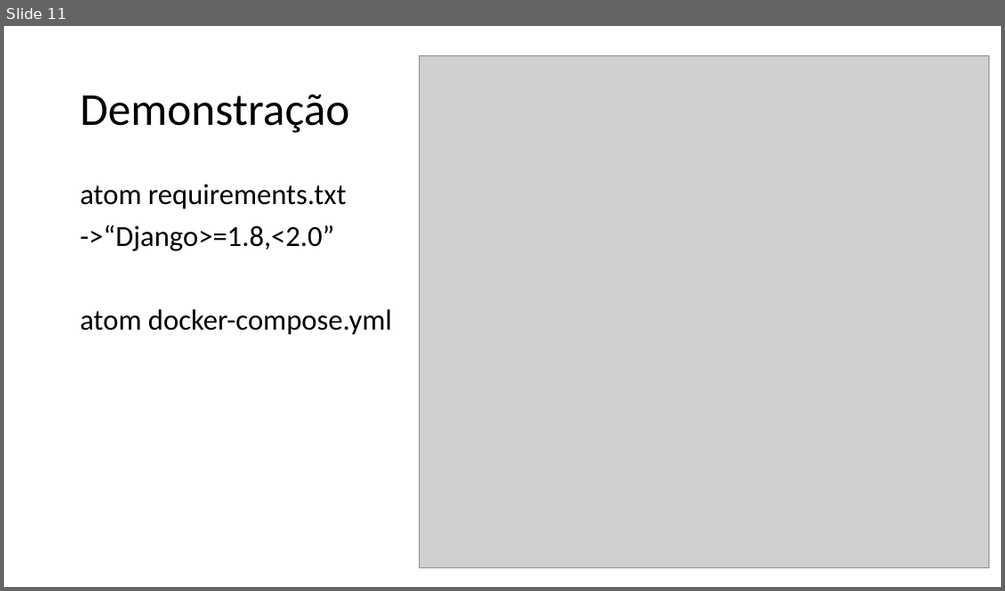
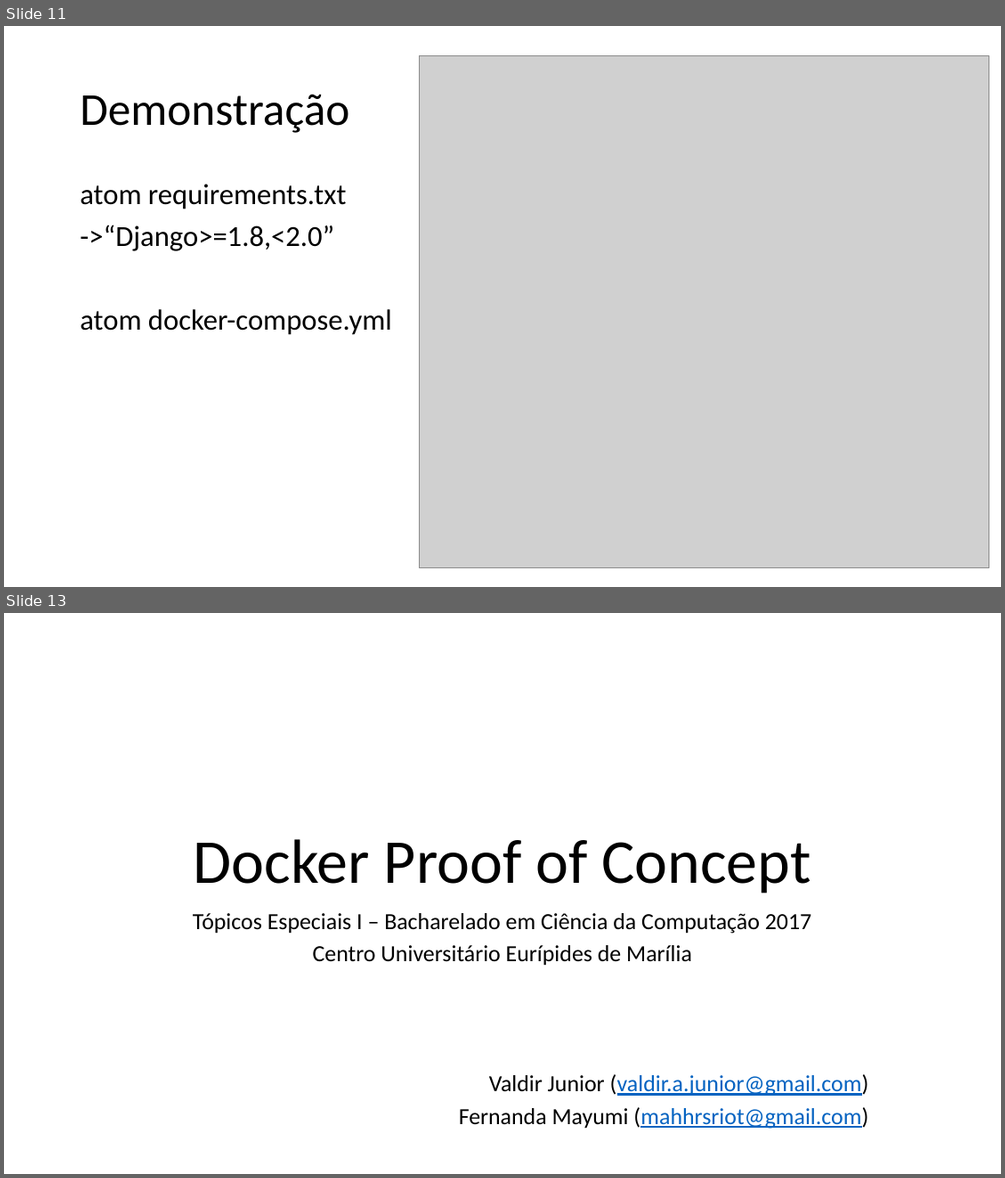
Before and after one commit to ValdirJunior/hellodjango, a slide deck: presentation.pptx. Shown one above the other, each under a label of ours: slide 11 before the commit, slides 11 and 13 after it; the slides between them are not shown. The pictures are 1005x591 and 1005x1178 pixels, drawn with LibreOffice and Linux fonts; fonts in the diff are those of the drawing; grey boxes stand for pictures. Boxes give left, top, right and bottom in pixels: in the first picture for what was removed or moved away, otherwise in the second. Text is boxed around its words. In the diff, an @@ line names an element or a change of style, - is before the commit and + after.

```diff
--- a/presentation.pptx
+++ b/presentation.pptx
@@ slide 13 added at [4, 613, 1001, 1174], background #FFFFFF @@
@@ title added at [194, 839, 810, 893], 60 pt, text #000000 @@
+Docker Proof of Concept
@@ subtitle added at [193, 913, 869, 1128], 22.2 pt, text #000000 @@
+Tópicos Especiais I – Bacharelado em Ciência da Computação 2017
+Centro Universitário Eurípides de Marília
+Valdir Junior (valdir.a.junior@gmail.com)
+Fernanda Mayumi (mahhrsriot@gmail.com)
```
Also in this commit, not shown: 2 slides changed.
